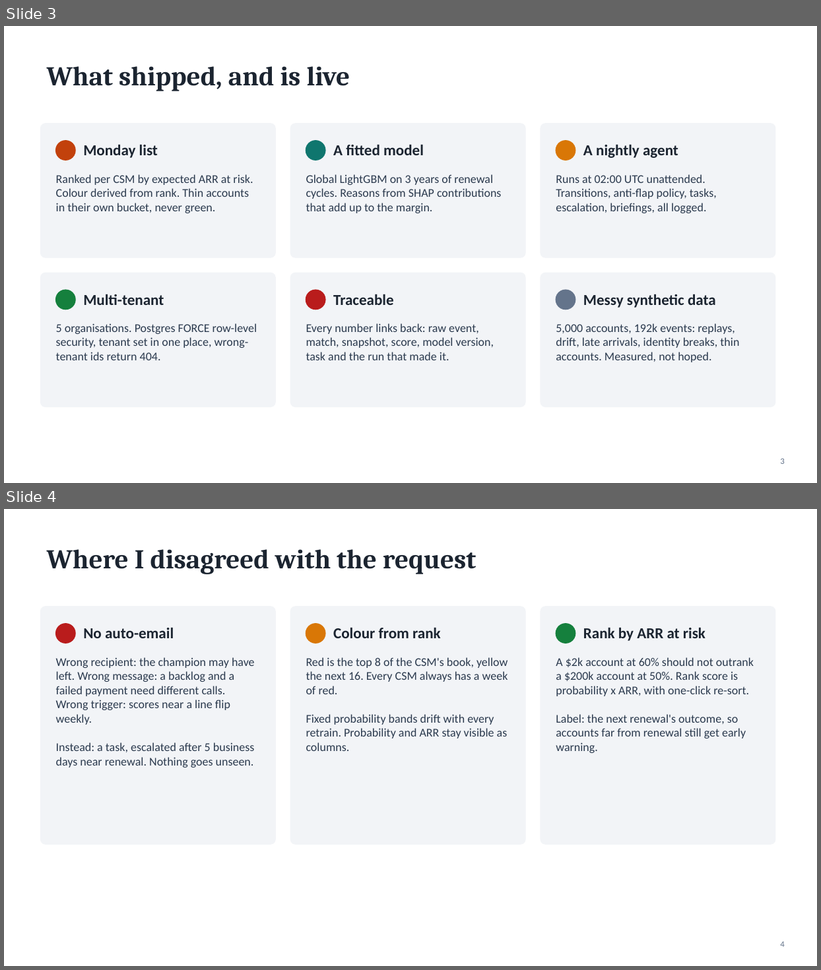
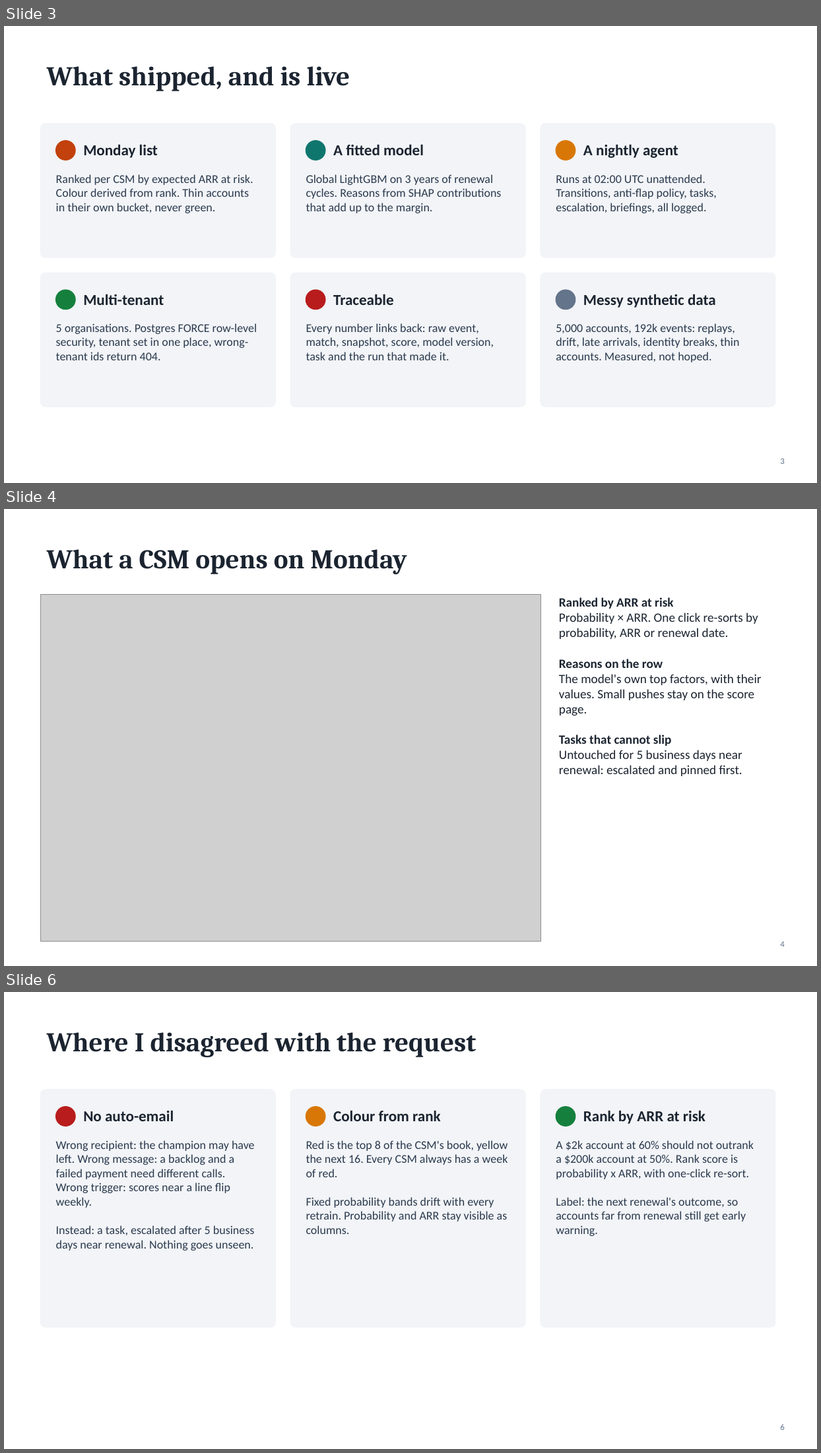
Before and after one commit to utkarsh199708/fello, a slide deck: docs/deck.pptx. Shown one above the other, each under a label of ours: slides 3 and 4 before the commit, slides 3, 4 and 6 after it; the slides between them are not shown. The pictures are 821x970 and 821x1453 pixels, drawn with LibreOffice and Linux fonts; fonts in the diff are those of the drawing; grey boxes stand for pictures. Boxes give left, top, right and bottom in pixels: in the first picture for what was removed or moved away, otherwise in the second. Text is boxed around its words. In the diff, an @@ line names an element or a change of style, - is before the commit and + after.

```diff
--- a/docs/deck.pptx
+++ b/docs/deck.pptx
@@ slide 4 added at [4, 509, 817, 966], background #FFFFFF @@
@@ title added at [47, 549, 407, 574], 32 pt, text #1B2430, bold @@
+What a CSM opens on Monday
@@ picture added at [40, 594, 541, 941] @@
@@ text added at [559, 597, 761, 776], 15 pt, text #1B2430 @@
+Ranked by ARR at risk
+Probability × ARR. One click re-sorts by probability, ARR or renewal date.
+Reasons on the row
+The model's own top factors, with their values. Small pushes stay on the score page.
+Tasks that cannot slip
+Untouched for 5 business days near renewal: escalated and pinned first.
@@ page number added at [780, 942, 784, 947], 10 pt, text #64748B @@
+4
@@ what was slide 4 is now slide 6 @@
@@ page number at [780, 1424, 784, 1430]: text changed @@
-4
+6
```
Also in this commit, not shown: 3 slides changed, 1 other slide added, 38 other files.
